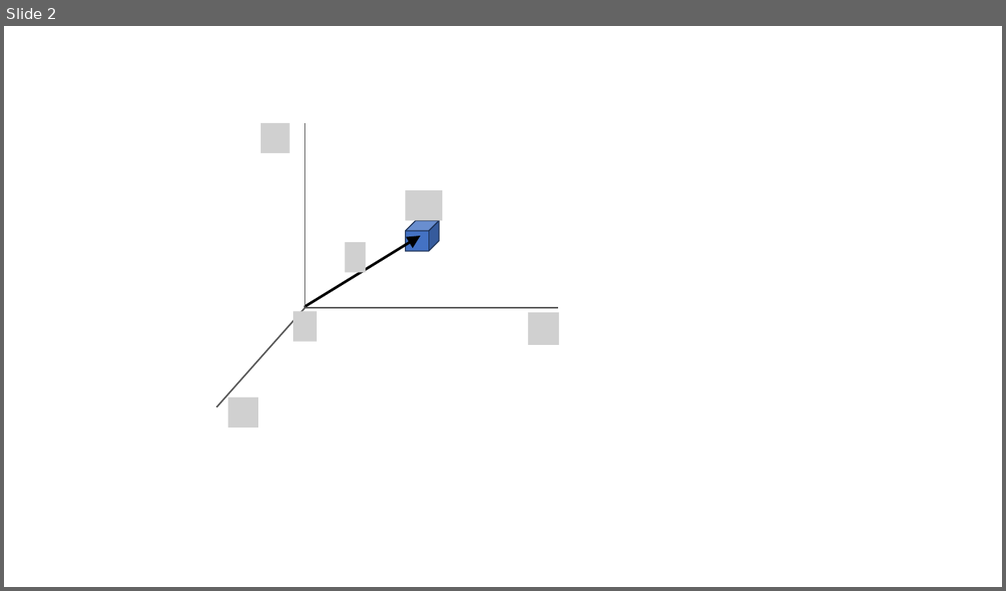
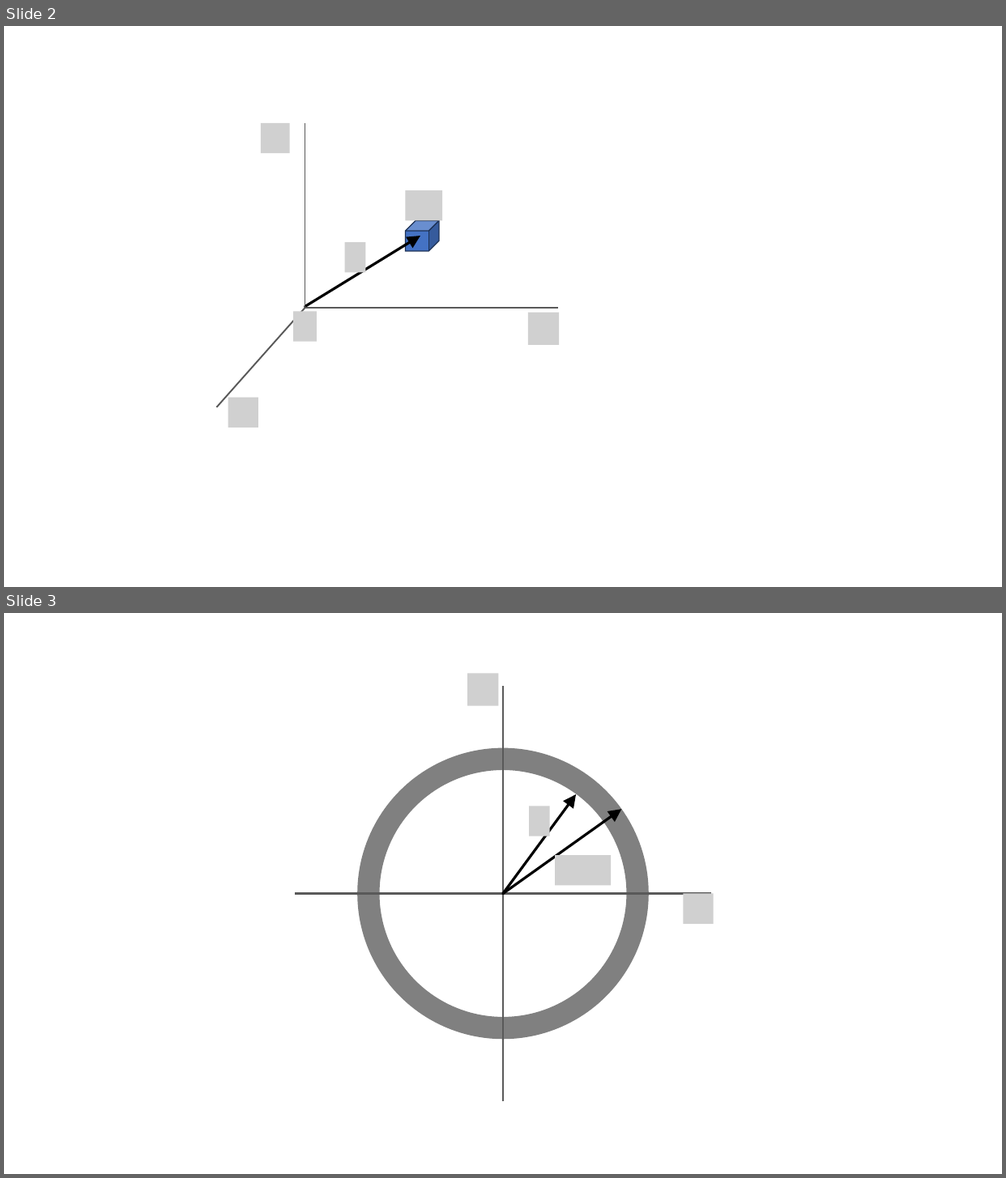
Before and after one commit to pararover/PHY0500304_Heat-and-Thermodynamics, a slide deck: U1-Distribution-of-Velocities/figures/all-figs.pptx. Shown one above the other, each under a label of ours: slide 2 before the commit, slides 2 and 3 after it. The pictures are 1006x591 and 1006x1178 pixels, drawn with LibreOffice and Linux fonts; fonts in the diff are those of the drawing; grey boxes stand for pictures. Boxes give left, top, right and bottom in pixels: in the first picture for what was removed or moved away, otherwise in the second. Text is boxed around its words. In the diff, an @@ line names an element or a change of style, - is before the commit and + after.

```diff
--- a/U1-Distribution-of-Velocities/figures/all-figs.pptx
+++ b/U1-Distribution-of-Velocities/figures/all-figs.pptx
@@ slide 3 added at box(4, 613, 1002, 1174), background #FFFFFF @@
@@ picture added at box(467, 673, 498, 706) @@
@@ line added from (503, 1102) to (503, 686), #595959 2.25 pt @@
@@ donut added at box(357, 747, 649, 1039), fill #808080 @@
@@ arrow added from (503, 894) to (576, 794), #000000 2.5 pt @@
@@ picture added at box(529, 806, 550, 836) @@
@@ arrow added from (503, 894) to (621, 809), #000000 2.5 pt @@
@@ picture added at box(555, 855, 612, 885) @@
@@ line added from (296, 894) to (711, 894), #595959 2.25 pt @@
@@ picture added at box(683, 894, 713, 924) @@
```
Also in this commit, not shown: 1 other slide added, 5 other files.
